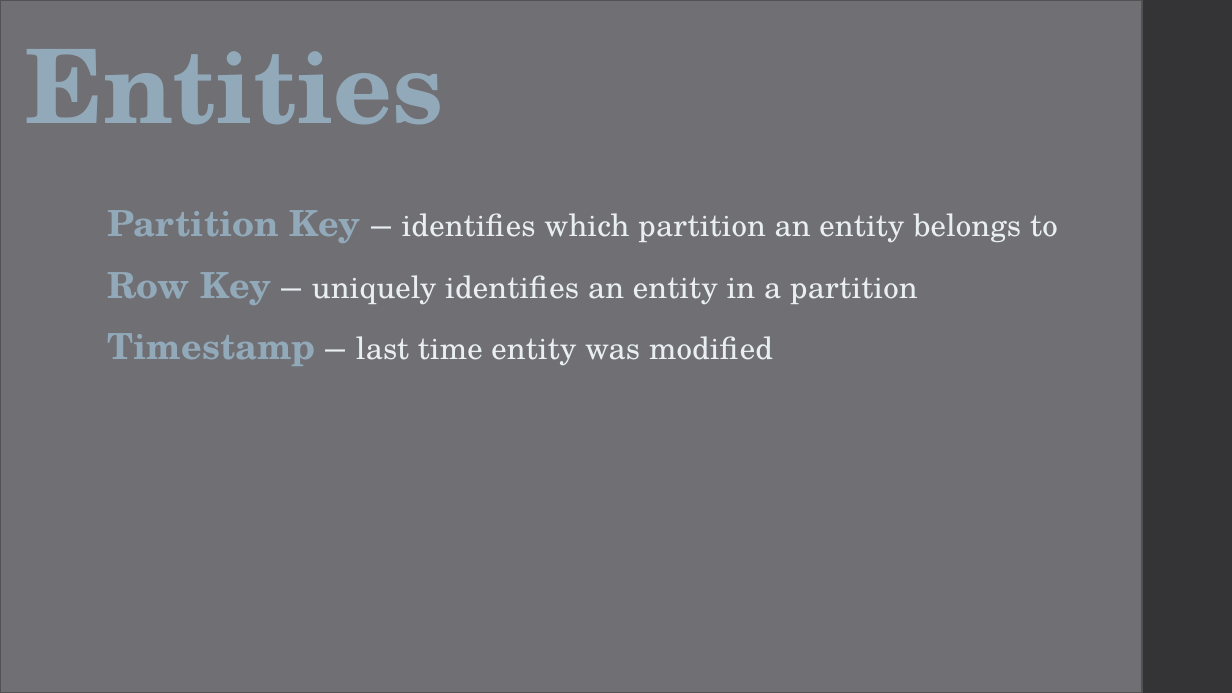
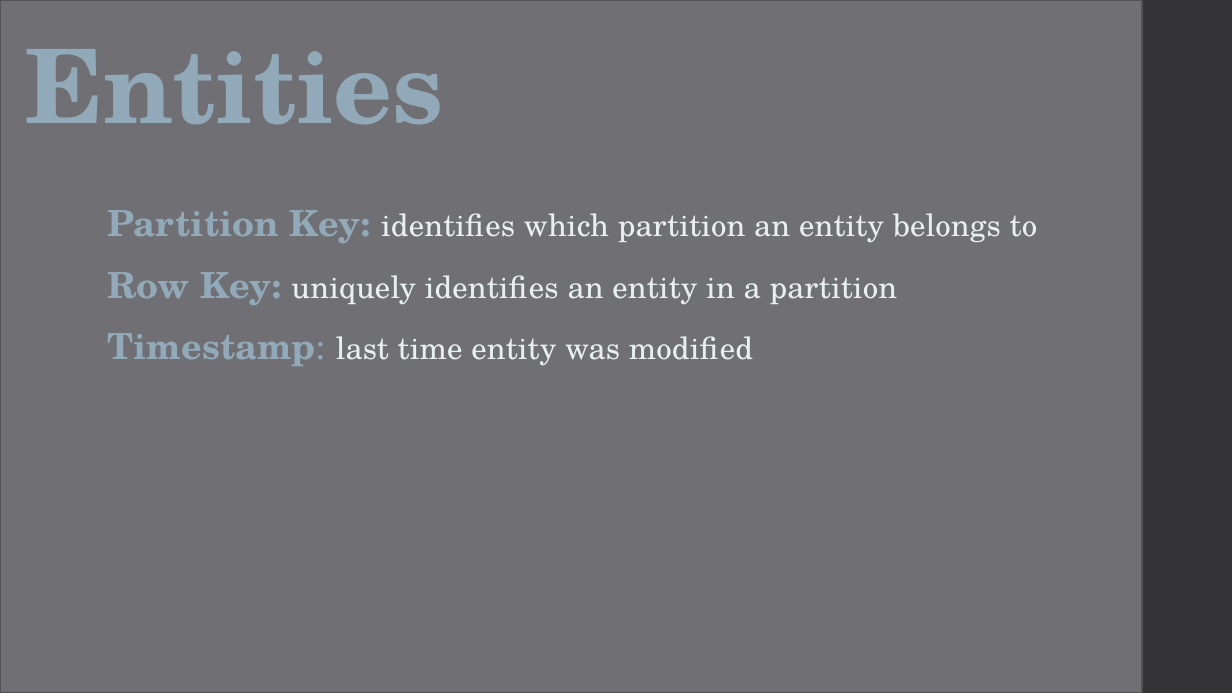
Before and after one commit to CaitieM20/DotNetConf, a slide deck: slide 7 of Patterns & Best Practices For Moving From RDBMS to Azure Storage.pptx. Drawn at 1232x693 pixels with LibreOffice and Linux fonts; fonts in the diff are those of the drawing. Boxes give left, top, right and bottom in pixels: in the first picture for what was removed or moved away, otherwise in the second. Text is boxed around its words. In the diff, an @@ line names an element or a change of style, - is before the commit and + after.

```diff
--- a/Patterns & Best Practices For Moving From RDBMS to Azure Storage.pptx
+++ b/Patterns & Best Practices For Moving From RDBMS to Azure Storage.pptx
@@ text at (107, 210, 1038, 366): text changed @@
-Partition Key – identifies which partition an entity belongs to
-Row Key – uniquely identifies an entity in a partition
-Timestamp – last time entity was modified
+Partition Key: identifies which partition an entity belongs to
+Row Key: uniquely identifies an entity in a partition
+Timestamp: last time entity was modified
```
Also in this commit, not shown: 8 other slides changed, 11 slides added, 4 slides removed.
